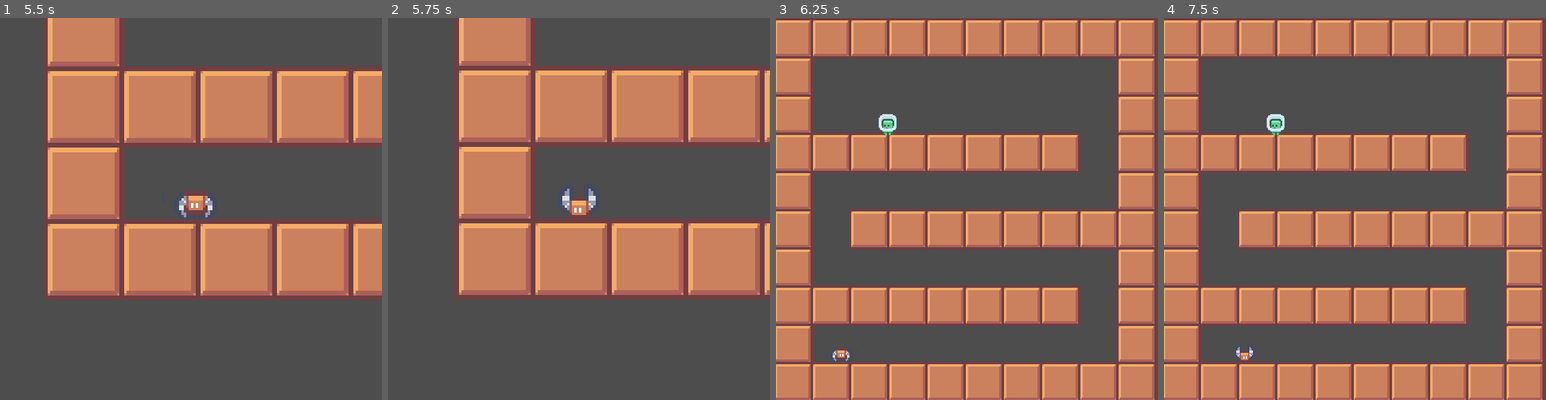
Above: before the commit, frames 1-4 (left to right).
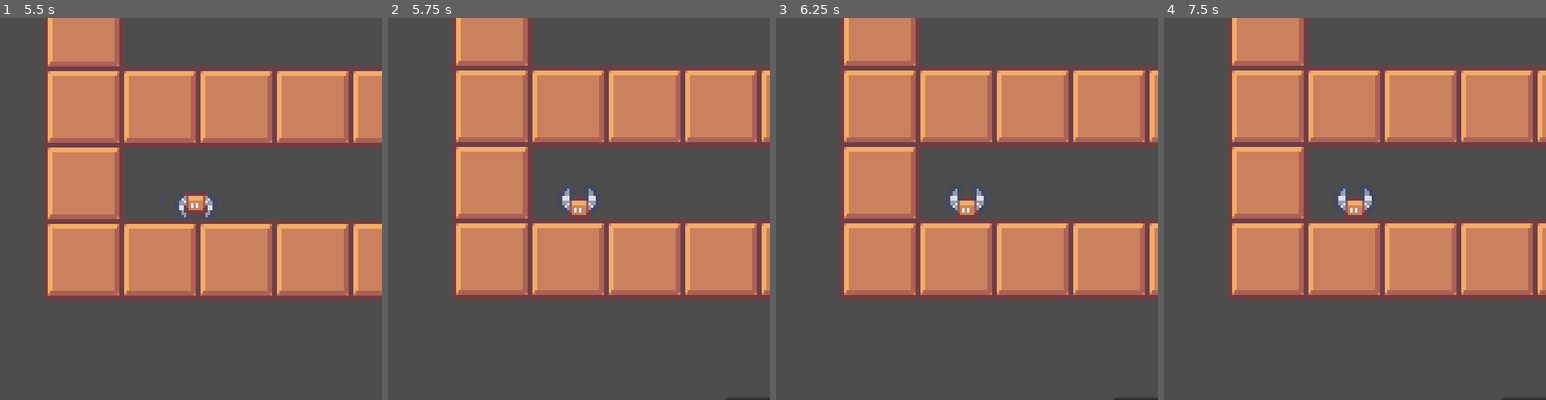
Above: after the commit, the same moments.

Repository: W00pdecker/led-zeppelin
Game: Godot game, scene res://Scenes/main.tscn
Two runs of this game, one before a commit and one after it. Both use one fixed random seed, a clock stepped at 60 frames per second and the inputs below.
Inputs:
- Up to frame 1 (5.5 s): click "Level select" at 0.5 s; click "level_1" at 1.25 s; hold Q (zoom) 2.03-2.78 s; hold Right (ui_right) 2.03-3.53 s; tap Up (ui_up) at 2.27, 3.02, 4.52, 5.27 s; tap Q (zoom) at 2.85, 4.35 s; hold Q (zoom) 3.53-4.28 s; hold Left (ui_left) from 3.53 s (still down); tap Enter at 4.25 s; hold Q (zoom) from 5.03 s (still down)
- Up to frame 2 (5.75 s): keep holding Left (ui_left); keep holding Q (zoom); tap Escape (pause_menu, bound only after the commit) at 5.65 s
- Up to frame 3 (6.25 s): release Left (ui_left) at 5.78 s; release Q (zoom) at 5.78 s; hold Right (ui_right) from 5.78 s (still down); tap Q (zoom) at 5.85 s; tap Up (ui_up) at 6.02 s
- Up to frame 4 (7.5 s): keep holding Right (ui_right); hold Q (zoom) 6.53-7.28 s; tap Space at 7.25 s; tap Q (zoom) at 7.35 s

Frame 1 is identical in both runs. In frame 2, 7.0% of the frame differs, in the area x 16-100%, y 0-100%; in frame 3, 76%, in the area x 0-100%, y 0-100%; in frame 4, 76%.

Commit message:
Added pause menu

Diff:
--- a/Scenes/level_select.tscn
+++ b/Scenes/level_select.tscn
@@ -3,6 +3,7 @@
 [ext_resource type="Script" uid="uid://wmq0dc0oweli" path="res://scripts/level_select.gd" id="1_1fiak"]
 
 [node name="Level select" type="Node2D" unique_id=828623624]
+process_mode = 2
 position = Vector2(0, 8)
 script = ExtResource("1_1fiak")
 
--- a/Scenes/main.tscn
+++ b/Scenes/main.tscn
@@ -1,8 +1,10 @@
 [gd_scene format=3 uid="uid://duup44lh21hee"]
 
 [ext_resource type="Script" uid="uid://dephlnvj1fd8w" path="res://scripts/main.gd" id="1_jjgbg"]
+[ext_resource type="PackedScene" uid="uid://cafrabyf0nogv" path="res://Scenes/level_select.tscn" id="2_bo1nx"]
 
 [node name="Main" type="Node2D" unique_id=1650875850]
+process_mode = 1
 script = ExtResource("1_jjgbg")
 
 [node name="CanvasLayer" type="CanvasLayer" parent="." unique_id=1236493708]
@@ -39,7 +41,7 @@
 grow_vertical = 2
 text = "Start game"
 
-[node name="LevelSelect" type="Button" parent="CanvasLayer/Control" unique_id=1364720395]
+[node name="LevelSelectButton" type="Button" parent="CanvasLayer/Control" unique_id=1364720395]
 layout_mode = 0
 offset_left = 274.0
 offset_top = 344.0
@@ -47,5 +49,8 @@
 offset_bottom = 382.0
 text = "Level select"
 
+[node name="LevelSelect" parent="." unique_id=828623624 instance=ExtResource("2_bo1nx")]
+process_mode = 0
+
 [connection signal="pressed" from="CanvasLayer/Control/Button" to="." method="_on_start_button_pressed"]
-[connection signal="pressed" from="CanvasLayer/Control/LevelSelect" to="." method="_on_level_select_button_pressed"]
+[connection signal="pressed" from="CanvasLayer/Control/LevelSelectButton" to="." method="_on_level_select_button_pressed"]
--- a/Scenes/world.tscn
+++ b/Scenes/world.tscn
@@ -2,10 +2,12 @@
 
 [ext_resource type="Script" uid="uid://dnvixr70nlro7" path="res://scripts/world.gd" id="1_8j60k"]
 [ext_resource type="PackedScene" uid="uid://dii8ch72r86pg" path="res://Scenes/airship.tscn" id="2_go701"]
+[ext_resource type="PackedScene" uid="uid://cafrabyf0nogv" path="res://Scenes/level_select.tscn" id="3_5a7ea"]
 
 [sub_resource type="WorldBoundaryShape2D" id="WorldBoundaryShape2D_go701"]
 
 [node name="World" type="Node2D" unique_id=646103952]
+process_mode = 1
 script = ExtResource("1_8j60k")
 
 [node name="LevelCamera" type="Camera2D" parent="." unique_id=1367514767]
@@ -21,3 +23,6 @@
 shape = SubResource("WorldBoundaryShape2D_go701")
 
 [node name="CurrentLevel" type="Node2D" parent="." unique_id=1063297746]
+
+[node name="LevelSelect" parent="." unique_id=828623624 instance=ExtResource("3_5a7ea")]
+position = Vector2(-160, -159)
--- a/project.godot
+++ b/project.godot
@@ -36,6 +36,11 @@
 "events": [Object(InputEventKey,"resource_local_to_scene":false,"resource_name":"","device":-1,"window_id":0,"alt_press …(192 unchanged characters)…
 ]
 }
+pause_menu={
+"deadzone": 0.2,
+"events": [Object(InputEventKey,"resource_local_to_scene":false,"resource_name":"","device":-1,"window_id":0,"alt_pressed":false,"shift_pressed":false,"ctrl_pressed":false,"meta_pressed":false,"pressed":false,"keycode":0,"physical_keycode":4194305,"key_label":0,"unicode":0,"location":0,"echo":false,"script":null)
+]
+}
 
 [rendering]
 
--- a/scripts/level_select.gd
+++ b/scripts/level_select.gd
@@ -1,12 +1,16 @@
 extends Node2D
 
 @onready var levels_container = $Control/MarginContainer/VBoxContainer
+
+signal level_selected(level_path)
+signal back_pressed
 
 func _ready():
 	load_levels()
 
 func load_levels():
 	var level_files: Array[String] = []
+
 
 	var dir = DirAccess.open("res://Levels")
 	if dir == null:
@@ -32,23 +36,15 @@
 	var button = Button.new()
 	button.text = level_file.get_basename()
 	button.pressed.connect(
-		func():
-			start_level(level_file)
-	)
+	func():
+		level_selected.emit(
+			"res://Levels/" + level_file
+		)
+		print("pressed button " + level_file)
+)
 	levels_container.add_child(button)
-
-func start_level(level_file: String):
-
-	GameManager.current_level_path = (
-		"res://Levels/" + level_file
-	)
-
-	get_tree().change_scene_to_file(
-		"res://Scenes/world.tscn"
-	)
 
 func _on_back_button_pressed():
 
-	get_tree().change_scene_to_file(
-		"res://Scenes/main.tscn"
-	)
+	back_pressed.emit()
+	print("pressed button back")
--- a/scripts/main.gd
+++ b/scripts/main.gd
@@ -1,6 +1,16 @@
 extends Node2D
 
 @onready var canvas_layer = $CanvasLayer
+@onready var level_select = $LevelSelect
+
+func _ready():
+	level_select.visible = false
+	level_select.level_selected.connect(
+		_on_level_selected
+	)
+	level_select.back_pressed.connect(
+		_on_back_pressed
+	)
 
 func _on_start_button_pressed():
 	# Убираем меню и запускаем игру
@@ -13,6 +23,17 @@
 
 func _on_level_select_button_pressed():
 
+	level_select.visible = true
+	canvas_layer.visible = false
+
+func _on_level_selected(level_path):
+	print("level " + level_path + " selected")
+	GameManager.current_level_path = level_path
 	get_tree().change_scene_to_file(
-		"res://Scenes/level_select.tscn"
+		"res://Scenes/world.tscn"
 	)
+
+func _on_back_pressed():
+
+	level_select.visible = false
+	get_tree().paused = false
--- a/scripts/world.gd
+++ b/scripts/world.gd
@@ -3,20 +3,17 @@
 var current_level_instance: Node = null
 
 func _ready():
+	$LevelSelect.visible = false
 	load_level(GameManager.current_level_path)
-	var spawn = current_level_instance.get_node("Start")
-	$Airship.global_position = spawn.global_position
+	$LevelSelect.level_selected.connect(
+		_on_level_selected
+	)
+	$LevelSelect.back_pressed.connect(
+		_on_back_pressed
+	)
 	GameManager.passenger_collected.connect(
 		_on_passenger_collected
 	)
-
-func load_level(level_path: String):
-
-	if current_level_instance:
-		current_level_instance.queue_free()
-	var packed_scene = load(level_path)
-	current_level_instance = packed_scene.instantiate()
-	$CurrentLevel.add_child(current_level_instance)
 
 func _process(delta):
 	if Input.is_action_pressed("zoom"):
@@ -26,27 +23,37 @@
 		$LevelCamera.enabled = true
 		$Airship/Camera2D.enabled = false
 
+func load_level(level_path: String):
+
+	if current_level_instance:
+		current_level_instance.queue_free()
+	var packed_scene = load(level_path)
+	current_level_instance = packed_scene.instantiate()
+	$CurrentLevel.add_child(current_level_instance)
+	var spawn = current_level_instance.get_node("Start")
+	$Airship.global_position = spawn.global_position
+
+func _on_level_selected(level_path):
+
+	get_tree().paused = false
+	$LevelSelect.visible = false
+	GameManager.current_level_path = level_path
+	load_level(level_path)
+
+func _on_back_pressed():
+
+	$LevelSelect.visible = false
+	get_tree().paused = false
+
+func _unhandled_input(event):
+
+	if event.is_action_pressed("pause_menu"):
+		toggle_pause_menu()
+
+func toggle_pause_menu():
+
+	$LevelSelect.visible = !$LevelSelect.visible
+	get_tree().paused = $LevelSelect.visible
+
 func _on_passenger_collected(total: int):
 	pass
-
-
-func _hide_level(level: Node2D):
-	level.visible = false
-
-	for child in level.get_children():
-		if child is TileMapLayer:
-			child.collision_enabled = false
-		if child is Area2D:
-			child.monitoring = false
-			child.monitorable = false
-
-
-func _show_level(level: Node2D):
-	level.visible = true
-
-	for child in level.get_children():
-		if child is TileMapLayer:
-			child.collision_enabled = true
-		if child is Area2D:
-			child.monitoring = true
-			child.monitorable = true
